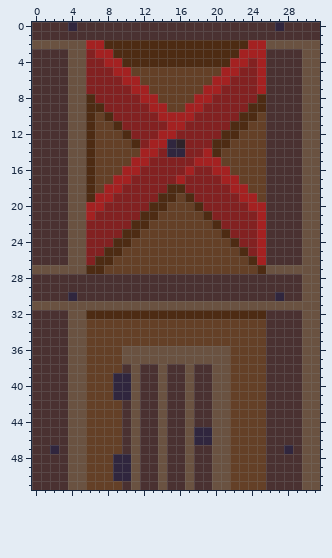
Two states of a pixel-art sprite, kingslayer/resources/images/barracks_wood_red.png. That is the earlier state.
The file is 32x52 pixels.
After:
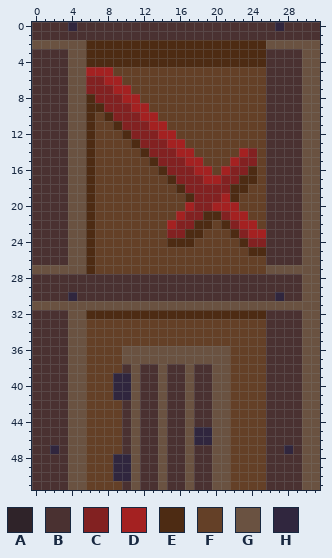
Palette (. is transparent): A #2f2329  B #4a3131  C #822121  D #a42121  E #4d2b13  F #644027  G #6a5241  H #30263e
Difference:
y 2: x 6..7 DD -> EE; x 24..25 DD -> EE
y 3: x 6..8 CDD -> EEE; x 23..25 DDD -> EEE
y 4: x 6..9 CCDD -> EEEE; x 22..25 DDCD -> EEEE
y 5: x 6..10 CCCDD -> DDDFF; x 21..25 DDCCD -> FFFFF
y 6: x 8..11 CCDD -> DDFF; x 20..25 DDCCCD -> FFFFFF
y 7: x 9..12 CCDD -> DDFF; x 19..25 DDCCCCD -> FFFFFFF
y 8: x 10..13 CCDD -> DDFF; x 18..25 DDCCCCCE -> FFFFFFFF
y 9: x 11..14 CCDD -> DDFF; x 17..25 DDCCCCCEE -> FFFFFFFFF
y 10: x 12..24 CCDDDDCCCCCEE -> DDFFFFFFFFFFF
y 11: x 13..23 CCDDCCCCCEE -> DDFFFFFFFFF
y 12: x 16..22 CCCCCEE -> FFFFFFF
y 13: x 13..21 DDHACCCEE -> CCDDFFFFF
y 14: x 12..13 DD -> EC; x 15..20 HHCCDE -> CDDFFF; x 23..24 FF -> DC
y 15: x 11..13 DDC -> FFE; x 17 C -> D; x 19..20 DD -> FF; x 22..24 FFF -> DCC
y 16: x 10..14 DDCCC -> FFFFE; x 17..20 DCCD -> CDDF; x 22..24 FFF -> CCE
y 17: x 9..16 DDCCCCCD -> FFFFFFEC; x 19..24 CCDDFF -> DDCCEE
y 18: x 8..15 DDCCCCCE -> FFFFFFFF; x 22..23 DD -> EE
y 19: x 7..15 DDCCCCCEE -> FFFFFFFFF; x 21..24 CCDD -> DEFF
y 20: x 6..14 DDCCCCCEE -> EFFFFFFFF; x 17..18 FE -> DC; x 20..25 CCCCDD -> DDDFFF
y 21: x 6..13 DCCCCCEE -> EFFFFFFF; x 16..18 FFF -> DCC; x 20 C -> E; x 22..25 CCCD -> DDFF
y 22: x 6..12 CCCCCEE -> EFFFFFF; x 15..21 FFFFFEC -> DCCEEFE; x 23..25 CCD -> DDF
y 23: x 6..11 CCCCEE -> EFFFFF; x 15..18 FFFF -> CCEE; x 21..22 EC -> FE; x 24 C -> D
y 24: x 6..10 CCCEE -> EFFFF; x 15..17 FFF -> EEE; x 22..23 EC -> FE; x 25 D -> C
y 25: x 6..9 CCEE -> EFFF; x 23..25 ECD -> FEE
y 26: x 6..8 CEE -> EFF; x 24..25 ED -> FF
y 27: x 7 E -> F; x 25 E -> F
